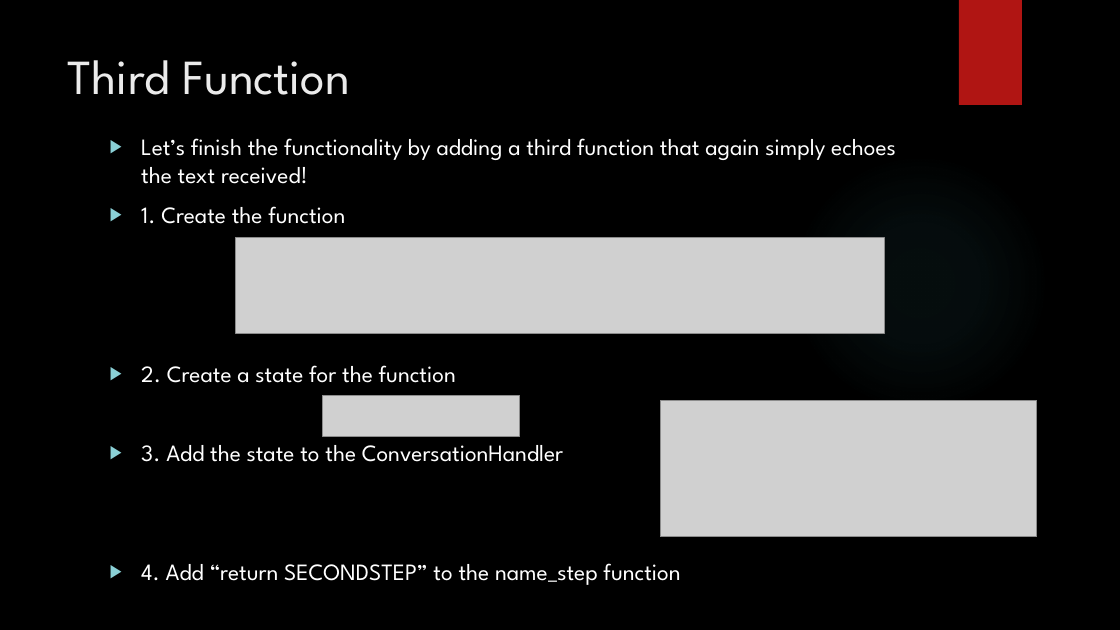
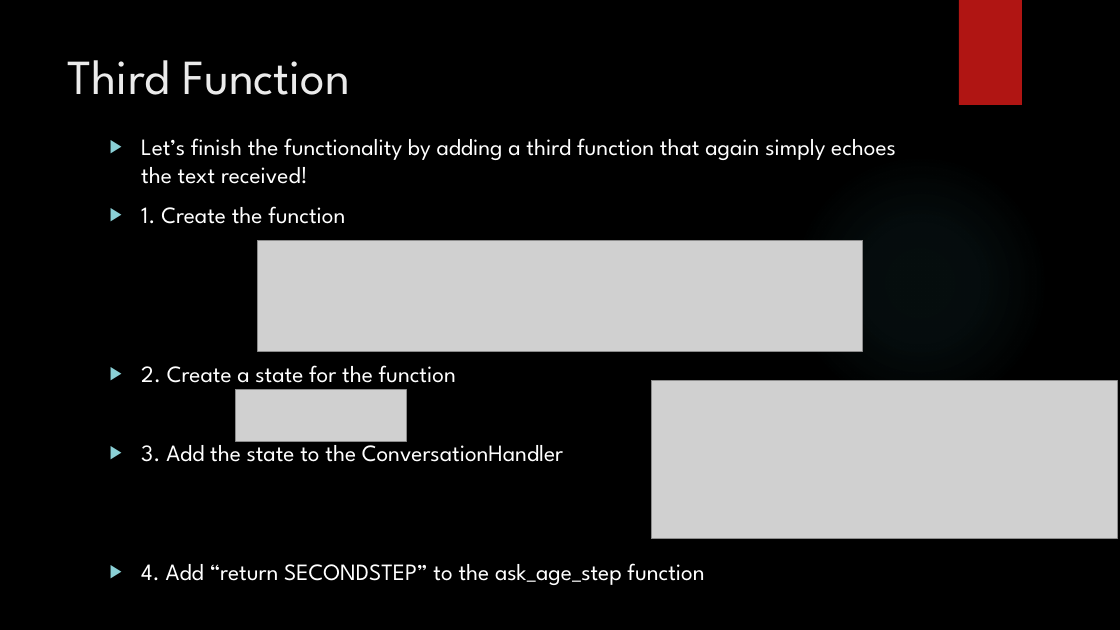
Before and after one commit to siddbose97/Telegram_Workshop, a slide deck: slide 54 of Second Python Course.pptx (slide 57 before the commit). Drawn at 1120x630 pixels with LibreOffice and Linux fonts; fonts in the diff are those of the drawing; grey boxes stand for pictures; background and template pictures are left out. Boxes give left, top, right and bottom in pixels: in the first picture for what was removed or moved away, otherwise in the second. Text is boxed around its words. In the diff, an @@ line names an element or a change of style, - is before the commit and + after.

```diff
--- a/Second Python Course.pptx
+++ b/Second Python Course.pptx
@@ picture: place and size @@
-picture at bbox=[236, 238, 885, 334]
+picture at bbox=[257, 240, 863, 351]
@@ picture: place and size @@
-picture at bbox=[660, 400, 1037, 537]
+picture at bbox=[652, 381, 1117, 539]
@@ picture added at bbox=[236, 390, 407, 441] @@
@@ picture removed at bbox=[323, 396, 520, 437] @@
@@ text at bbox=[141, 563, 704, 585]: text changed @@
-▶ 4. Add “return SECONDSTEP” to the name_step function
+▶ 4. Add “return SECONDSTEP” to the ask_age_step function
```
Also in this commit, not shown: 29 other slides changed, 1 slide added, 8 slides removed, 3 other files.
